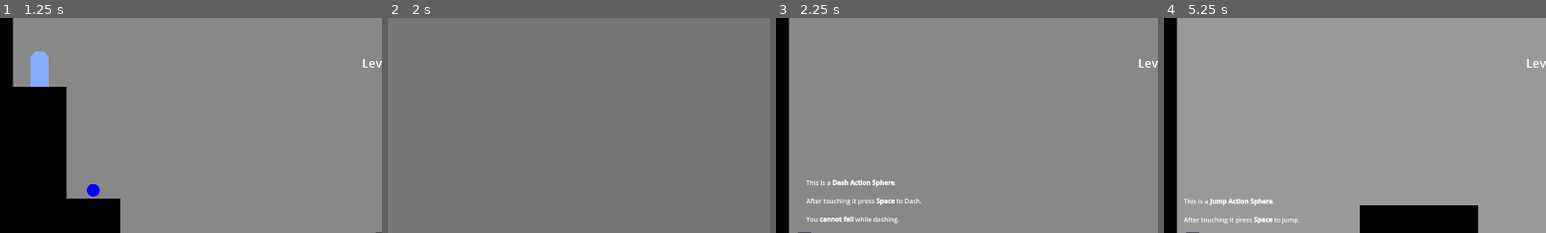
Above: before the commit, frames 1-4 (left to right).
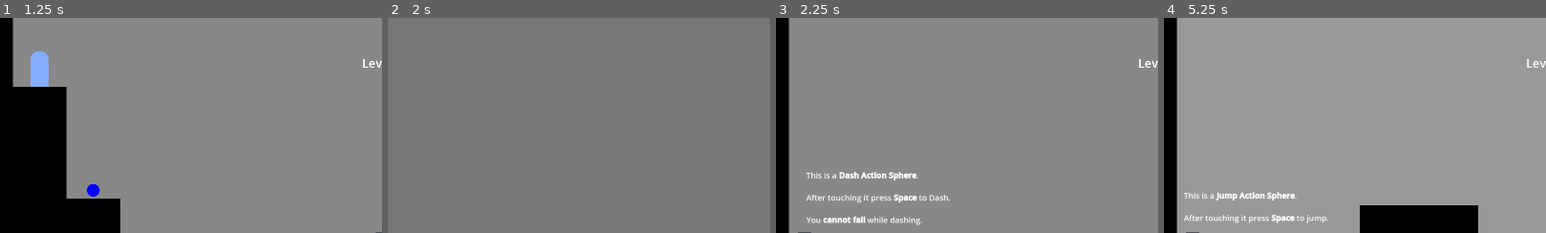
Above: after the commit, the same moments.

Repository: moaatt2/My-First-Game
Game: Godot game, scene res://scenes/level_select_screen.tscn
Two runs of this game, one before a commit and one after it. Both use one fixed random seed, a clock stepped at 60 frames per second and the inputs below. The engine's default icon, where the game draws it, is replaced by a stand-in: a white triangle on a blue panel in a dark square.
Inputs:
- Up to frame 1 (1.25 s): click "6" at 0.5 s
- Up to frame 2 (2 s): click "Back" at 1.25 s
- Up to frame 3 (2.25 s): click "3" at 2 s
- Up to frame 4 (5.25 s): click "Back" at 2.75 s; click "10" at 3.5 s; click "Back" at 4.25 s; click "2" at 5 s
The pictures show only the part of the screen within x 0-50%, y 40-90%; the shares and areas given below are measured in that part.

Frames 1-2 are identical in both runs. In frame 3, 2.2% of the frame differs, in the area x 7-46%, y 71-97%; in frame 4, 1.6%.

Commit message:
Increase text size by 25%

Diff:
--- a/levels/level_01.tscn
+++ b/levels/level_01.tscn
@@ -32,9 +32,11 @@
 
 [node name="Tutorial Label" type="RichTextLabel" parent="."]
 offset_left = 76.0
-offset_top = 873.0
-offset_right = 332.0
+offset_top = 863.0
+offset_right = 405.0
 offset_bottom = 950.0
+theme_override_font_sizes/normal_font_size = 20
+theme_override_font_sizes/bold_font_size = 20
 bbcode_enabled = true
 text = "Use [b]Right Arrow[/b] or [b]A[/b] to go right.
 
--- a/levels/level_02.tscn
+++ b/levels/level_02.tscn
@@ -18,8 +18,8 @@
 
 [node name="Tutorial Label" parent="." index="2"]
 offset_left = 50.0
-offset_top = 876.0
-offset_right = 346.0
+offset_top = 859.0
+offset_right = 423.0
 offset_bottom = 953.0
 text = "This is a [b]Jump Action Sphere[/b].
 
--- a/levels/level_03.tscn
+++ b/levels/level_03.tscn
@@ -9,8 +9,8 @@
 text = "Level 3"
 
 [node name="Tutorial Label" parent="." index="2"]
-offset_top = 829.0
-offset_right = 379.0
+offset_top = 808.0
+offset_right = 453.0
 text = "This is a [b]Dash Action Sphere[/b].
 
 After touching it press [b]Space[/b] to Dash.
--- a/levels/level_04.tscn
+++ b/levels/level_04.tscn
@@ -18,10 +18,10 @@
 text = "Level 4"
 
 [node name="Tutorial Label" parent="." index="2"]
-offset_left = 830.0
-offset_top = 151.0
-offset_right = 1086.0
-offset_bottom = 246.0
+offset_left = 794.0
+offset_top = 143.0
+offset_right = 1125.0
+offset_bottom = 265.0
 text = "This is your [b]Action Queue[/b].
 
 Actions you pick up will be used in the order you pick them up in."
